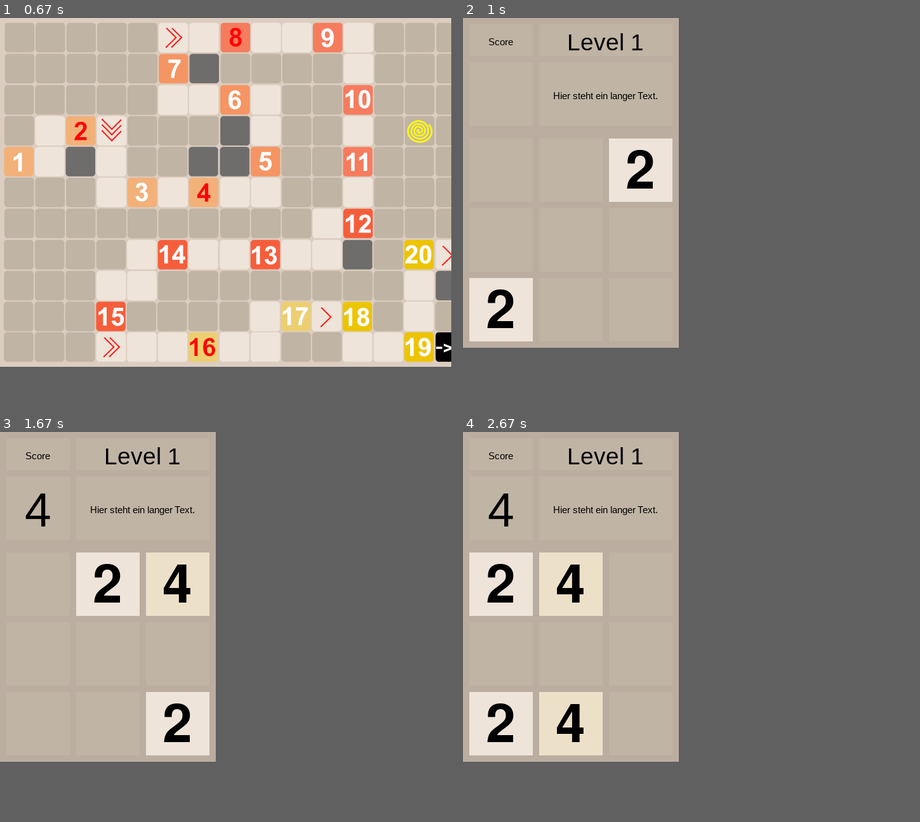
Above: before the commit, frames 1-4 (two rows, left to right).
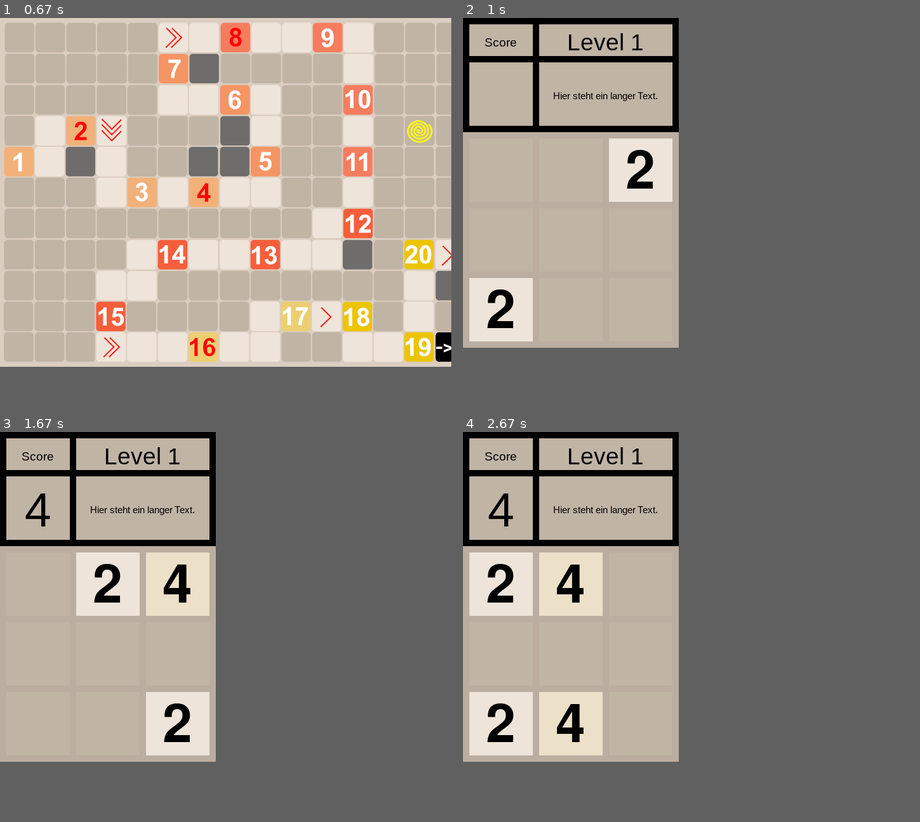
Above: after the commit, the same moments.

Repository: KapitaenKirSche/2048
Game: pygame game, started from main.py
Same seed, same stepped clock (60 frames per second), same inputs: the game is played once before the commit and once after it.
Inputs (mouse positions are in pixels of both pictures, inside the frame that each line leads up to):
- Up to frame 1 (0.67 s): tap Space at 0.33 s
- Up to frame 2 (1 s): click (481, 162) at 0.72 s
- Up to frame 3 (1.67 s): hold Right 1-1.47 s; hold Up from 1.5 s (still down)
- Up to frame 4 (2.67 s): release Up at 1.8 s; hold Left from 2.33 s (still down)

Frame 1 is identical in both runs. In frame 2, 3.4% of the frame differs, in the area x 0-48%, y 0-30%; in frame 3, 3.4%; in frame 4, 3.4%.

Commit message:
finishednUI for now

Diff:
--- a/config.py
+++ b/config.py
@@ -15,6 +15,7 @@
     1024: (237, 197, 63),
     2048: (237, 194, 46),
     "bg": (187, 173, 160),
+    "ui_bg": (0, 0, 0),
     "text_2&4": (0, 0, 0),
     "text_rest": (255, 255, 255)
 }
@@ -117,6 +118,9 @@
 
 
 #UI init
+ui_bg_box=pygame.Surface((1,1))
+ui_bg_pos= (0,0)
+
 score_txt_box=pygame.Surface((1,1))
 score_txt_pos = (0,0)
 
--- a/logic.py
+++ b/logic.py
@@ -309,16 +309,19 @@
 
   fenster.fill(colors.get("bg"))
   color=0
+  config.ui_bg_box.fill(config.colors.get("ui_bg"))
   config.score_txt_box.fill(config.colors.get(color))
   config.score_box.fill(config.colors.get(color))
   config.level_info_box.fill(config.colors.get(color))
   config.level_goal_box.fill(config.colors.get(color))
 
-  draw_text_in_box(config.score_txt_box,"Score",max_fontsize=16)
+
+  draw_text_in_box(config.score_txt_box,"Score",max_fontsize=20)
   draw_text_in_box(config.score_box,config.score)
   draw_text_in_box(config.level_info_box,"Level "+str(config.level))
   draw_text_in_box(config.level_goal_box,level_goal_text_to_giveout)
 
+  fenster.blit(config.ui_bg_box,config.ui_bg_pos)
   fenster.blit(config.score_txt_box,config.score_txt_pos)
   fenster.blit(config.score_box, config.score_pos)
   fenster.blit(config.level_info_box, config.level_info_pos)
@@ -363,6 +366,9 @@
   return tiles
 
 def setup_surfaces_ui():
+  config.ui_bg_box=pygame.Surface((config.xmax, config.yextra_top))
+  config.ui_bg_pos=((0,0))
+
   config.score_txt_box = pygame.Surface((config.size, config.size // 2))
   config.score_txt_pos = (config.size_in_between,config.size_in_between)
 
